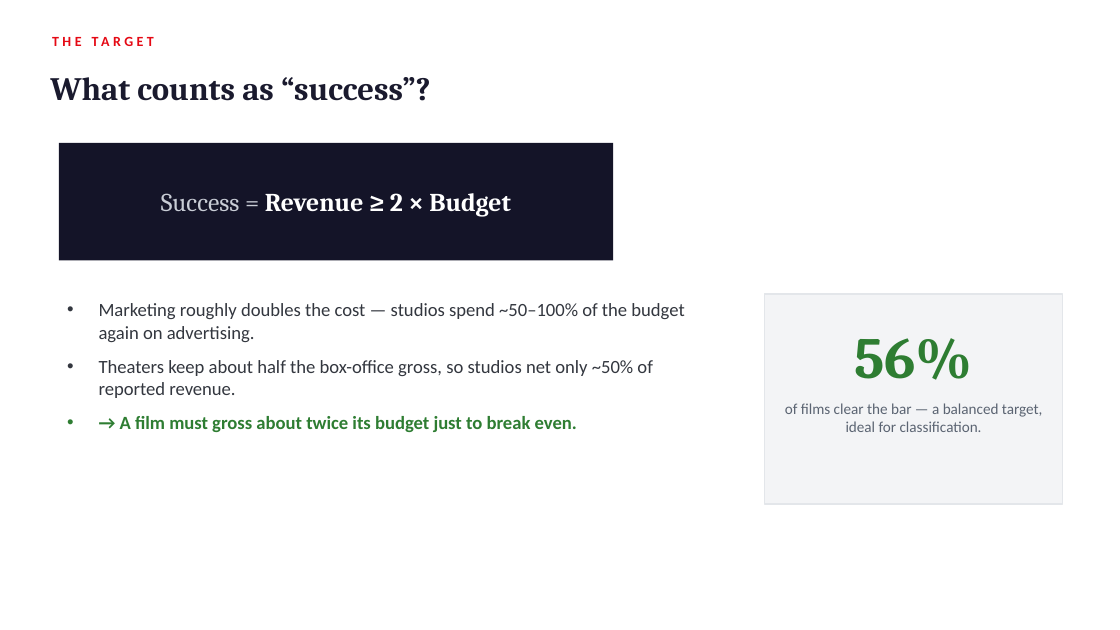
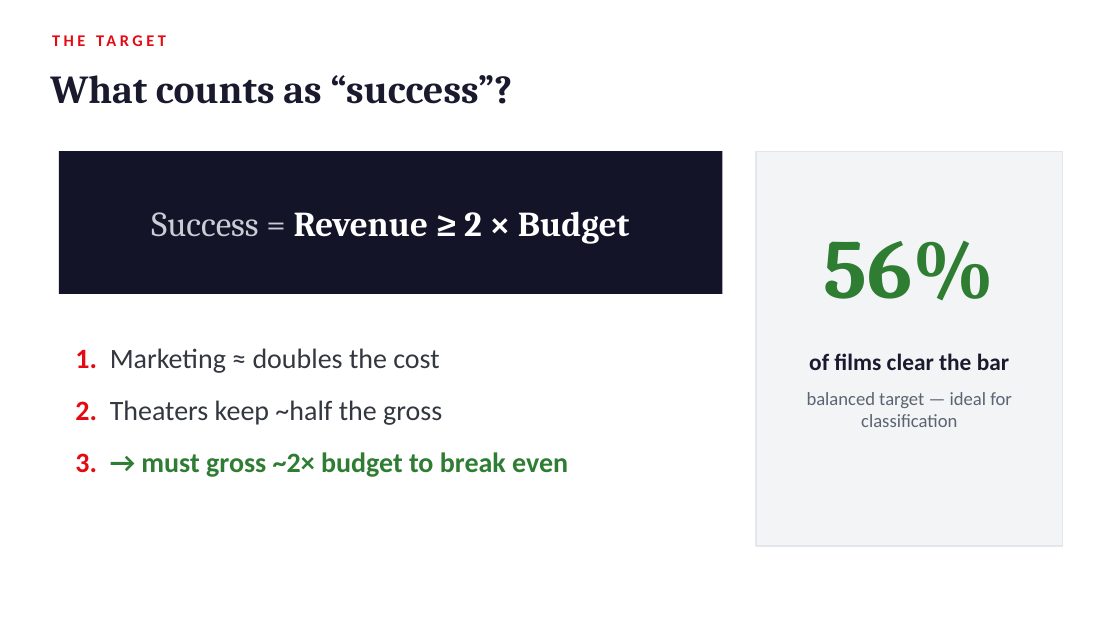
Before and after one commit to bdspeicher12/UMBC-DATA606-Capstone, a slide deck: slide 3 of docs/final_presentation.pptx. Drawn at 1120x630 pixels with LibreOffice and Linux fonts; fonts in the diff are those of the drawing. Boxes give left, top, right and bottom in pixels: in the first picture for what was removed or moved away, otherwise in the second. Text is boxed around its words. In the diff, an @@ line names an element or a change of style, - is before the commit and + after.

```diff
--- a/docs/final_presentation.pptx
+++ b/docs/final_presentation.pptx
@@ text "THE TARGET" at (349, 348, 387, 368): size 12 to 14 pt @@
@@ text "What counts as “success”?" at (50, 75, 512, 104): size 28 to 34 pt @@
@@ text "Success = Revenue ≥ 2 ...": place and size @@
-text "Success = Revenue ≥ 2 ..." at (161, 193, 511, 217)
+text "Success = Revenue ≥ 2 ..." at (151, 211, 630, 244)
@@ text "Success = Revenue ≥ 2 ..." at (151, 211, 630, 244): size 22 to 30 pt @@
@@ rectangle: place and size @@
-rectangle at (59, 143, 613, 260)
+rectangle at (59, 151, 723, 294)
@@ rectangle: place and size @@
-rectangle at (765, 294, 1063, 504)
+rectangle at (756, 151, 1063, 546)
@@ text "56%": place and size @@
-text "56%" at (854, 338, 973, 380)
+text "56%" at (824, 241, 995, 300)
@@ text "56%" at (824, 241, 995, 300): size 50 to 72 pt @@
@@ text at (75, 348, 568, 477): text changed; size 16 to 24 pt @@
-• Marketing roughly doubles the cost — studios spend ~50–100% of the budget again on advertising.
-• Theaters keep about half the box-office gross, so studios net only ~50% of reported revenue.
-• → A film must gross about twice its budget just to break even.
+1. Marketing ≈ doubles the cost
+2. Theaters keep ~half the gross
+3. → must gross ~2× budget to break even
@@ text "of films clear the bar" at (809, 353, 1009, 370): vertical alignment top to middle @@
@@ text at (809, 353, 1009, 370): text changed; size 13 to 20 pt; text colour #5B6472 to #1A1A2E; bold on @@
-of films clear the bar — a balanced target, ideal for classification.
+of films clear the bar
@@ text added at (807, 392, 1012, 427), 16 pt, text #5B6472 @@
+balanced target — ideal for classification
```
Also in this commit, not shown: 5 other slides changed, 9 slides added, 10 slides removed, 1 other file.
